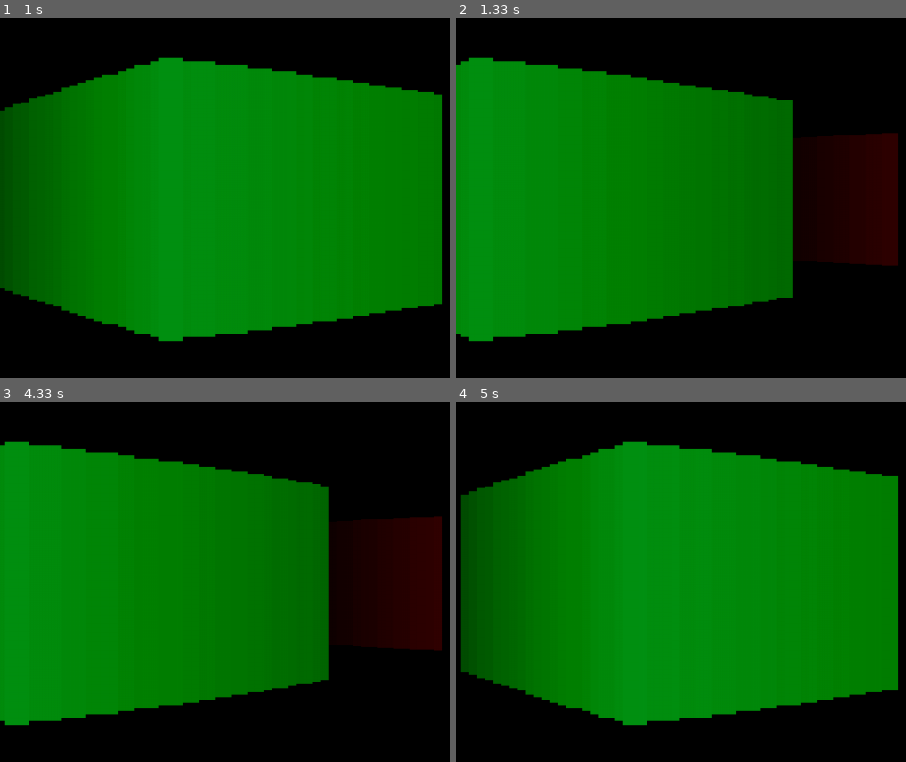
Above: before the commit, frames 1-4 (two rows, left to right).
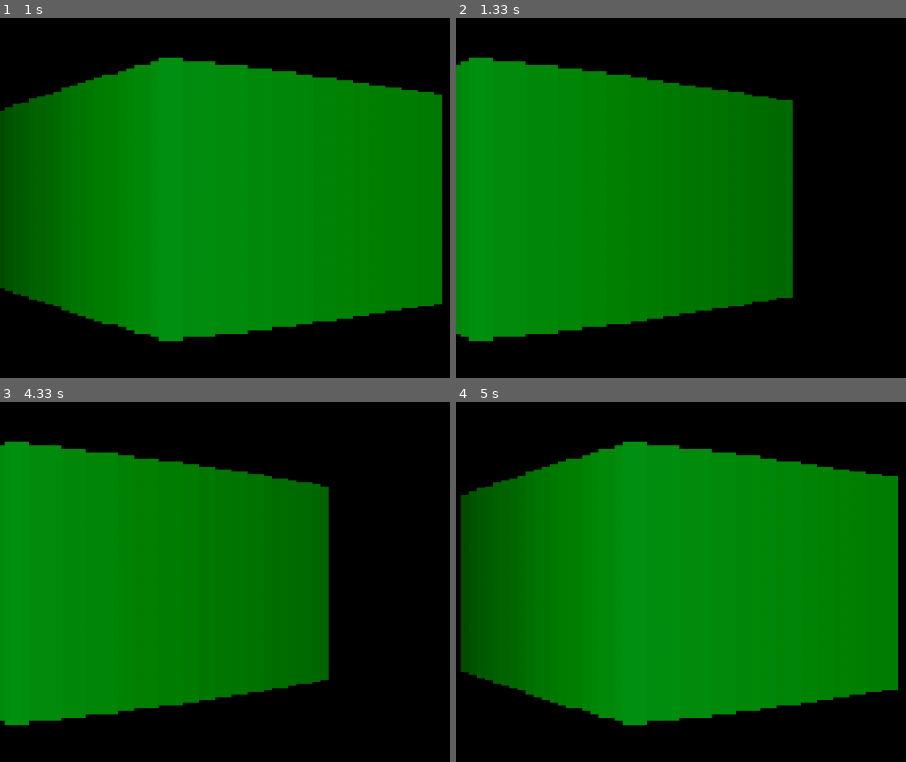
Above: after the commit, the same moments.

Repository: RefasTV/DoomPygame
Game: pygame game, started from Game.py
The game is run twice, just before and just after one commit, with the same random seed, the same clock (stepped at 60 frames per second) and the same inputs.
Inputs:
- Up to frame 1 (1 s): hold Right 0.33-0.8 s; hold Right from 0.83 s (still down)
- Up to frame 2 (1.33 s): release Right at 1.3 s
- Up to frame 3 (4.33 s): hold Left 1.33-1.87 s; hold Left 1.9-2.3 s; hold Right 2.33-2.97 s; hold Left 3-3.47 s; hold Right 3.5-3.97 s; hold Right from 4 s (still down)
- Up to frame 4 (5 s): release Right at 4.47 s; hold Left from 4.5 s (still down)
The pictures show only the part of the screen within x 42-92%, y 25-75%; the shares and areas given below are measured in that part.

Frame 1 is identical in both runs. In frame 2, 6.4% of the frame differs, in the area x 80-99%, y 31-69%; in frame 3, 6.5%; in frame 4, nothing differs.

Commit message:
Bigger map

Diff:
--- a/Game.py
+++ b/Game.py
@@ -50,7 +50,7 @@
         lenX = W * math.cos(self.angle) / 100 #Parts of rayX (1/100) Части лучаХ (поделили его на 100 маленьких частей)  player.posX +
         lenY = W * math.sin(self.angle) / 100 #Parts of rayY (1/100) player.posY +
 
-        for i in range(1,200): # Founding the point by multiplying it on i
+        for i in range(1,100): # Founding the point by multiplying it on i
             if (len(map.map) > (player.posY + lenY * i )// 100 >= 0 and len(map.map[0]) > (player.posX + lenX * i) // 100 >= 0): # can check next string?
                 if (map.map[int((player.posY + lenY * i) // 100)][int((player.posX + lenX * i) // 100)] == 1): # if in block:
                     return (player.posX + lenX * i, player.posY + lenY* i) # return point
@@ -61,8 +61,6 @@
         return (x - player.posX,y - player.posY)
 
 
-
-"""
 class Bullet:
     def __init__(self):
         self.angle = player.angle
@@ -75,18 +73,27 @@
     def draw(self):
         if (W > self.curX > 0) and (H > self.curY > 0):
             pygame.draw.circle(screen,'white',self.nextPos(),3)
-"""
+
 
 class Map:
     def __init__(self):
         self.map = [
-            [1, 1,  1,  1,  1,  1,  1,  1,  1,  1],
-            [1,'_','_','_','_','_','_','_','_', 1],
+            [1, 1,  1,  1,  1,  1,    1,    1,  1,  1],
+            [1,'pl','_','_','_','_',  '_', '_','_', 1],
+            [1,'_','_','_','_','_',   '_', '_','_',1],
+            [1,'_','_','_', 1,  1,    '_', '_','_',1],
+            [1,'_','_','_', 1,  1,    '_', '_','_',1],
+            [1,'_','_','_','_', '_',  '_', 1,'_',1],
+            [1,'_' ,'_', '_','_', '_','_', 1,'_',1],
+            [1,'_' ,'_', '_','_','_','_', 1,'_',1],
+            [1, 1,  1,  1,'_','_', '_',  1,  1, 1],
             [1,'_','_','_','_','_', '_','_','_',1],
-            [1,'_','_','_', 1,  1,  '_','_','_',1],
-            [1,'_','_','_', 1,  1,  '_','_','_',1],
-            [1,'_','_','_','_', '_','_', 1, '_',1],
-            [1, 1 ,'_', '_','_', '_','_', 1, '_',1],
+            [1,'_','_','_',1,'_', '_',  '_','_',1],
+            [1,'_', 1,  1, 1,  1,  1,   '_','_',1],
+            [1,'_','_','_',1, '_', 1,   '_','_',1],
+            [1,'_','_','_',1, '_', '_', '_','_',1],
+            [1,'_', 1 ,'_','_','_', '_', 1,  1,1],
+            [1,'_','_','_','_','_', '_', '_','_',1],
             [1, 1,  1,  1,  1,  1,  1,  1,  1,  1],
         ]
 
@@ -96,8 +103,17 @@
             [orange, '_',   '_',      '_',     '_',     '_',     '_',     '_',     '_',    orange],
             [orange, '_',   '_',      '_',     green,    green,    '_',     '_',     '_',    orange],
             [orange, '_',   '_',      '_',     green,    green,    '_',     '_',     '_',    orange],
-            [orange, '_',   '_',      '_',     '_',     '_',     '_',     blue,    '_',    orange],
-            [orange, orange ,'_',      '_',     '_',     '_',     '_',     blue,    '_',    orange],
+            [orange, '_',   '_',      '_',     '_',     '_',     '_',     green,    '_',    orange],
+            [orange, '_' ,  '_',      '_',     '_',     '_',     '_',     green,    '_',    orange],
+            [orange, '_' ,  '_',      '_',     '_',     '_',     '_',     green,    '_',    orange],
+            [orange, orange,orange,  orange,     '_',     '_',     '_',     green,  green,    orange],
+            [orange, '_',   '_',      '_',     '_',     '_',     '_',     '_',     '_',    orange],
+            [orange, '_',   '_',      '_',    orange,     '_',     '_',     '_',     '_',    orange],
+            [orange, '_',   orange,   orange,   orange,     green,   green,     '_',     '_',    orange],
+            [orange, '_',   '_',      '_',     green,     '_',     green,     '_',     '_',    orange],
+            [orange, '_',   '_',      '_',     green,     '_',     '_',     '_',     '_',    orange],
+            [orange, '_',   orange,      '_',     '_',     '_',     '_',     orange,     orange,    orange],
+            [orange, '_',   '_',      '_',     '_',     '_',     '_',     '_',     '_',    orange],
             [white, orange, orange,   orange,  orange,  orange,  orange,  orange,  orange,  orange],
         ]
 
@@ -136,7 +152,7 @@
         self.posX = 150
         self.posY = 150
         self.angle = 0
-        self.speed = 0.25
+        self.speed = 0.5
         self.cameraSens = 0.005
 
     def movement(self):
@@ -184,6 +200,7 @@
     for i in range(len(bullets)):
         bullets[i].draw()
 """
+
 def TwoD():
     map.draw()
     player.draw()
